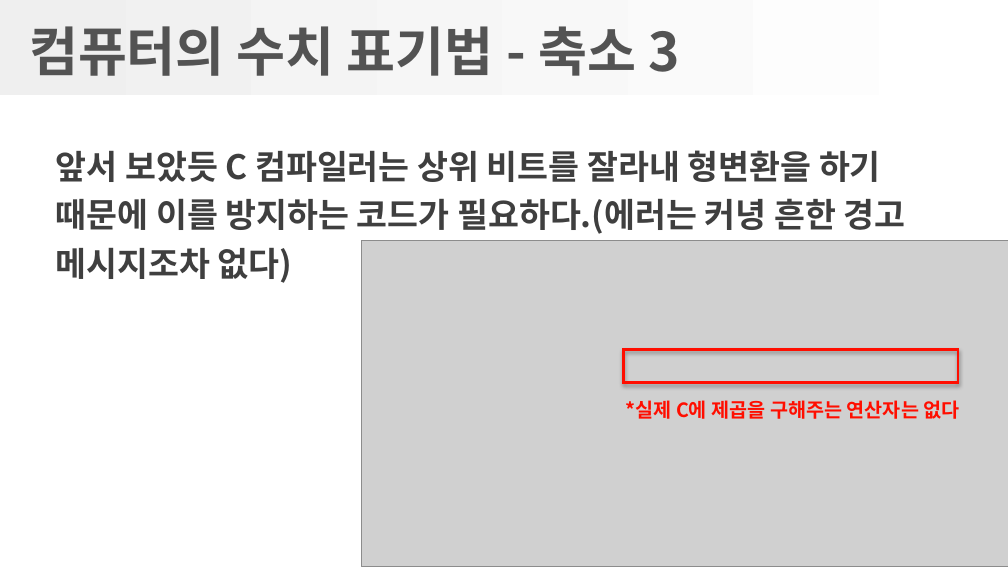
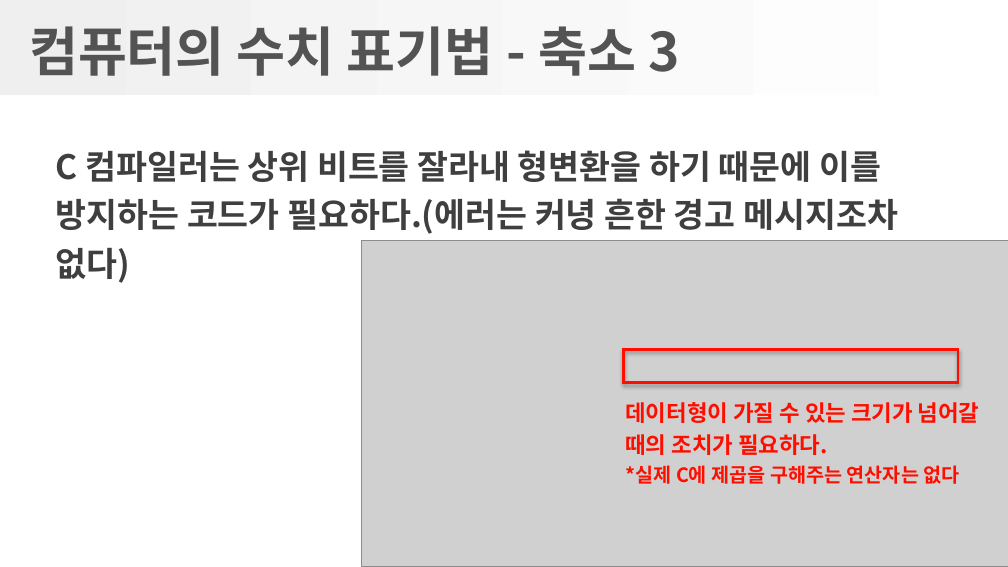
Before and after one commit to gatherKnowledge/Presentation, a slide deck: slide 25 of GreatCode/1-2장_수치표기법.pptx (slide 28 before the commit). Drawn at 1008x567 pixels with LibreOffice and Linux fonts; fonts in the diff are those of the drawing; grey boxes stand for pictures; background and template pictures are left out. Boxes give left, top, right and bottom in pixels: in the first picture for what was removed or moved away, otherwise in the second. Text is boxed around its words. In the diff, an @@ line names an element or a change of style, - is before the commit and + after.

```diff
--- a/GreatCode/1-2장_수치표기법.pptx
+++ b/GreatCode/1-2장_수치표기법.pptx
@@ text at <box>56,150,898,234</box>: text changed @@
-앞서 보았듯 C 컴파일러는 상위 비트를 잘라내 형변환을 하기 때문에 이를 방지하는 코드가 필요하다.(에러는 커녕 흔한 경고 메시지조차 없다)
+C 컴파일러는 상위 비트를 잘라내 형변환을 하기 때문에 이를 방지하는 코드가 필요하다.(에러는 커녕 흔한 경고 메시지조차 없다)
@@ text at <box>625,402,980,455</box>: paragraphs added @@
+데이터형이 가질 수 있는 크기가 넘어갈
+때의 조치가 필요하다.
```
Also in this commit, not shown: 25 other slides changed, 5 slides added, 2 slides removed, 3 other files.
